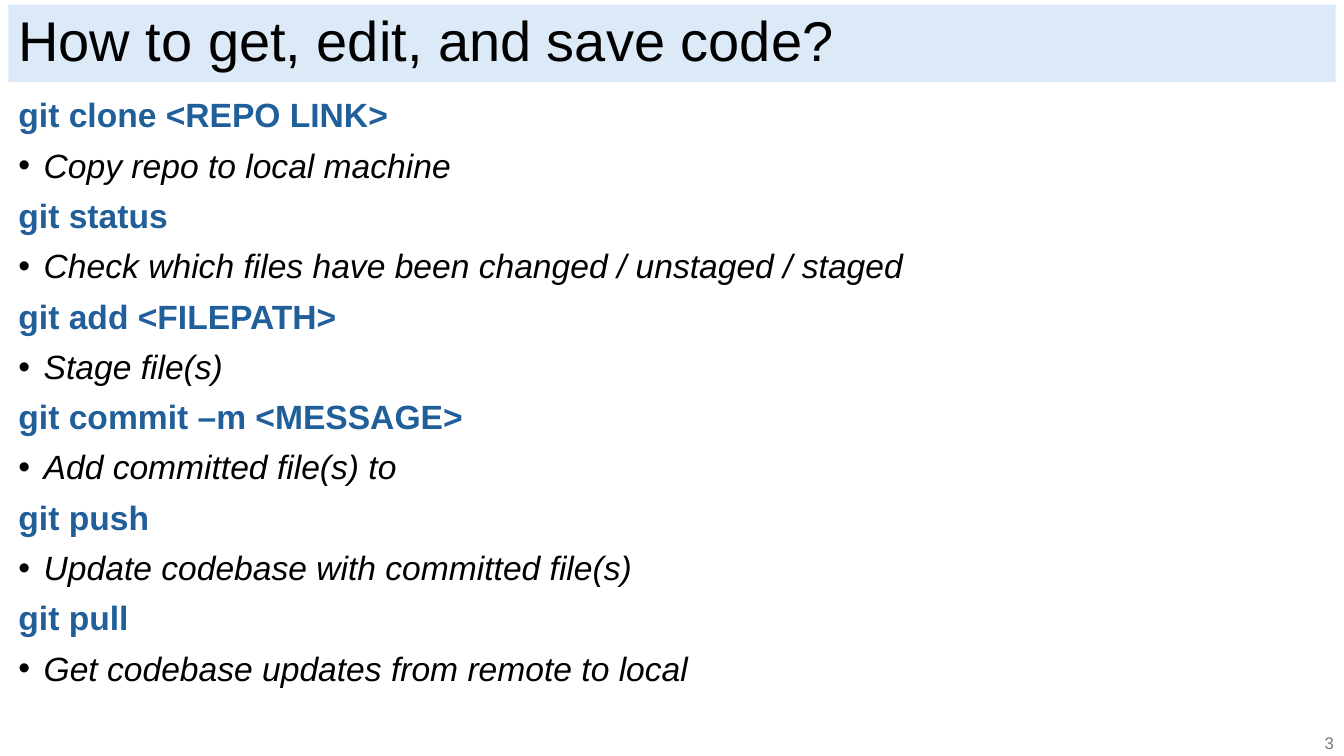
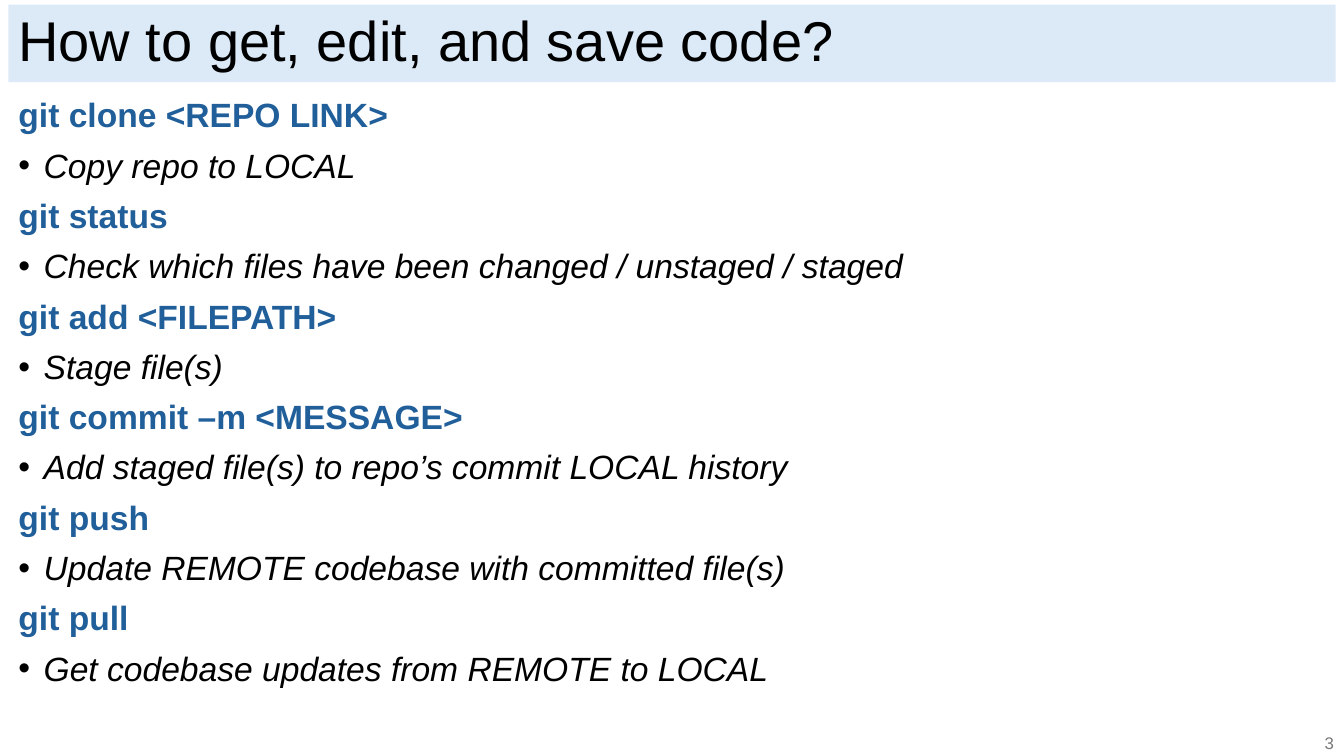
Before and after one commit to ericjmei/git_python_workshop, a slide deck: slide 6 of slides/git_slides.pptx. Drawn at 1344x756 pixels with LibreOffice and Linux fonts; fonts in the diff are those of the drawing. Boxes give left, top, right and bottom in pixels: in the first picture for what was removed or moved away, otherwise in the second. Text is boxed around its words. In the diff, an @@ line names an element or a change of style, - is before the commit and + after.

Commit message:
Slide updates.

```diff
--- a/slides/git_slides.pptx
+++ b/slides/git_slides.pptx
@@ text at (x1=44, y1=154, x2=355, y2=185): text changed @@
-• Copy repo to local machine
+• Copy repo to LOCAL
@@ text at (x1=44, y1=454, x2=787, y2=486): text changed @@
-• Add committed file(s) to
+• Add staged file(s) to repo’s commit LOCAL history
@@ text at (x1=44, y1=555, x2=785, y2=587): text changed @@
-• Update codebase with committed file(s)
+• Update REMOTE codebase with committed file(s)
@@ text at (x1=44, y1=656, x2=768, y2=688): text changed @@
-• Get codebase updates from remote to local
+• Get codebase updates from REMOTE to LOCAL
```
Also in this commit, not shown: 1 other slide changed.
